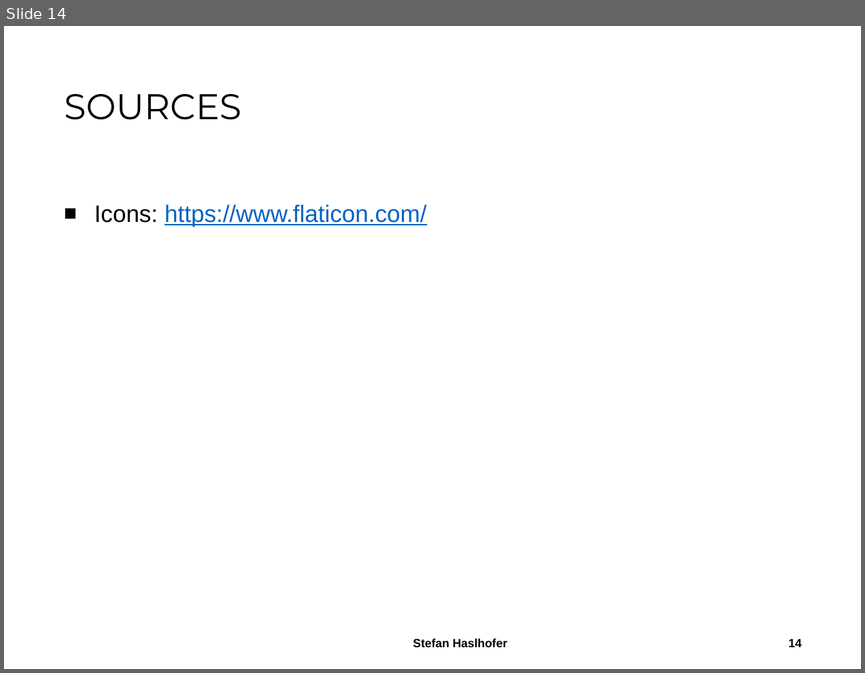
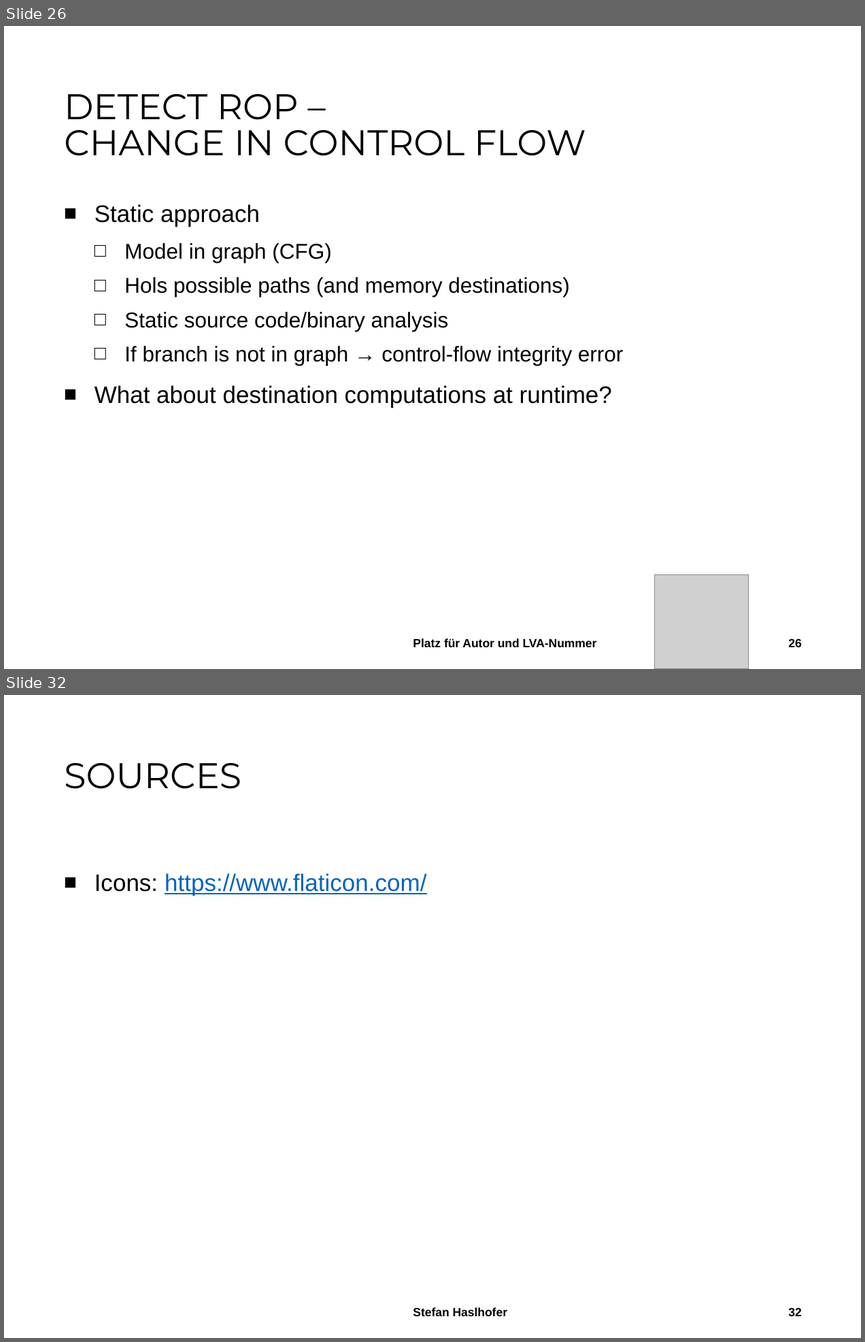
Before and after one commit to StefanHaslhofer/Seminar_Networks_and_Security, a slide deck: ROP.pptx. Shown one above the other, each under a label of ours: slide 14 before the commit, slides 26 and 32 after it; the slides between them are not shown. The pictures are 865x673 and 865x1342 pixels, drawn with LibreOffice and Linux fonts; fonts in the diff are those of the drawing; grey boxes stand for pictures; background and template pictures are left out. Boxes give left, top, right and bottom in pixels: in the first picture for what was removed or moved away, otherwise in the second. Text is boxed around its words. In the diff, an @@ line names an element or a change of style, - is before the commit and + after.

```diff
--- a/ROP.pptx
+++ b/ROP.pptx
@@ slide 26 added at (4, 26, 861, 669), background #FFFFFF @@
@@ title added at (64, 94, 586, 156), 30 pt, text #000000 @@
+DETECT ROP –
+CHANGE IN CONTROL FLOW
@@ text added at (94, 204, 623, 407), 18 pt, text #000000 @@
+■ Static approach
+  □ Model in graph (CFG)
+  □ Hols possible paths (and memory destinations)
+  □ Static source code/binary analysis
+  □ If branch is not in graph → control-flow integrity error
+■ What about destination computations at runtime?
@@ picture added at (654, 574, 749, 669) @@
@@ text added at (413, 638, 597, 647), 10 pt, text #000000, bold @@
+Platz für Autor und LVA-Nummer
@@ page number added at (788, 639, 801, 647), 10 pt, text #000000, bold @@
+26
@@ what was slide 14 is now slide 32 @@
@@ page number at (788, 1308, 801, 1316): text changed @@
-14
+32
```
Also in this commit, not shown: 4 slides changed, 17 other slides added.
